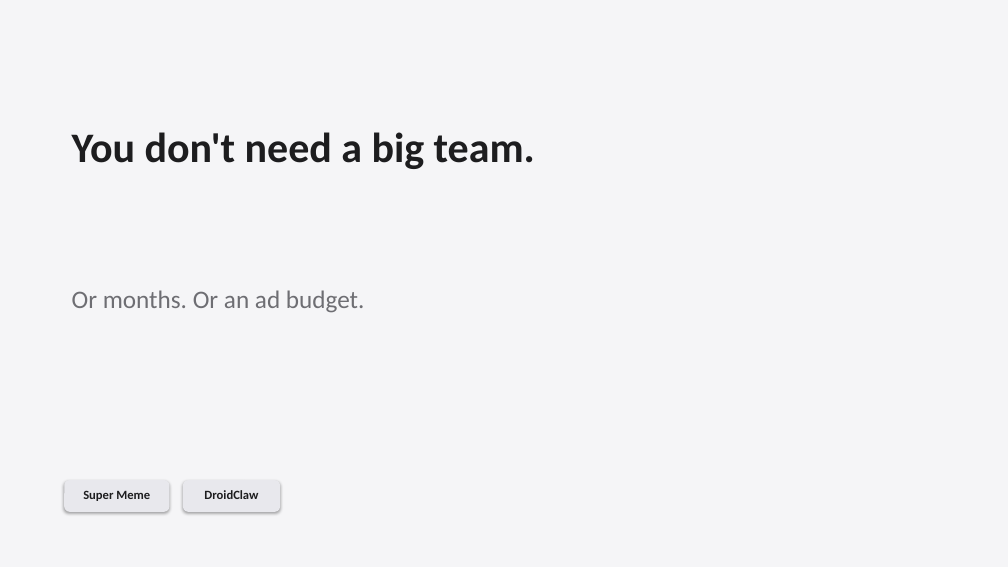
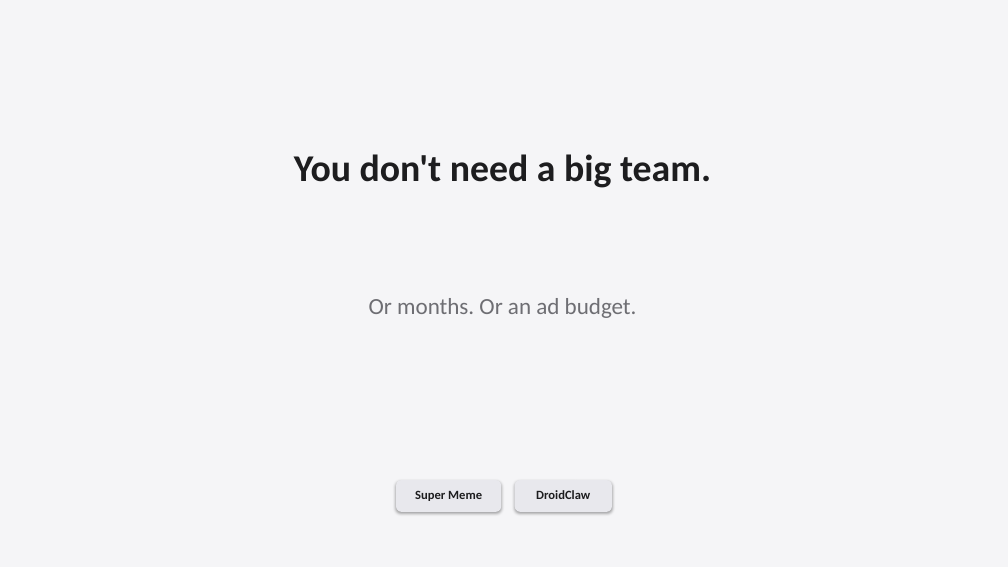
Before and after one commit to shangeethsivan/shangeethsivan.github.io, a slide deck: slide 2 of talks/shipaton-kug-chennai-2026/shipaton-kug-chennai-2026.pptx. Drawn at 1008x567 pixels with LibreOffice and Linux fonts; fonts in the diff are those of the drawing. Boxes give left, top, right and bottom in pixels: in the first picture for what was removed or moved away, otherwise in the second. Text is boxed around its words. In the diff, an @@ line names an element or a change of style, - is before the commit and + after.

```diff
--- a/talks/shipaton-kug-chennai-2026/shipaton-kug-chennai-2026.pptx
+++ b/talks/shipaton-kug-chennai-2026/shipaton-kug-chennai-2026.pptx
@@ text "You don't need a big ...": place and size @@
-text "You don't need a big ..." at (72,132,535,169)
+text "You don't need a big ..." at (294,154,711,188)
@@ text "You don't need a big ..." at (294,154,711,188): size 40 to 36 pt; alignment left to centre @@
@@ text "Or months. Or an ad ...": place and size @@
-text "Or months. Or an ad ..." at (72,290,365,313)
+text "Or months. Or an ad ..." at (369,298,637,318)
@@ text "Or months. Or an ad ..." at (369,298,637,318): size 24 to 22 pt; alignment left to centre @@
@@ 2 texts, 2 rounded rectangles: place and size @@
-2 texts, 2 rounded rectangles at (64,480,280,512)
+2 texts, 2 rounded rectangles at (396,480,612,512)
```
Also in this commit, not shown: 8 other slides changed, 8 slides added, 4 other files.
